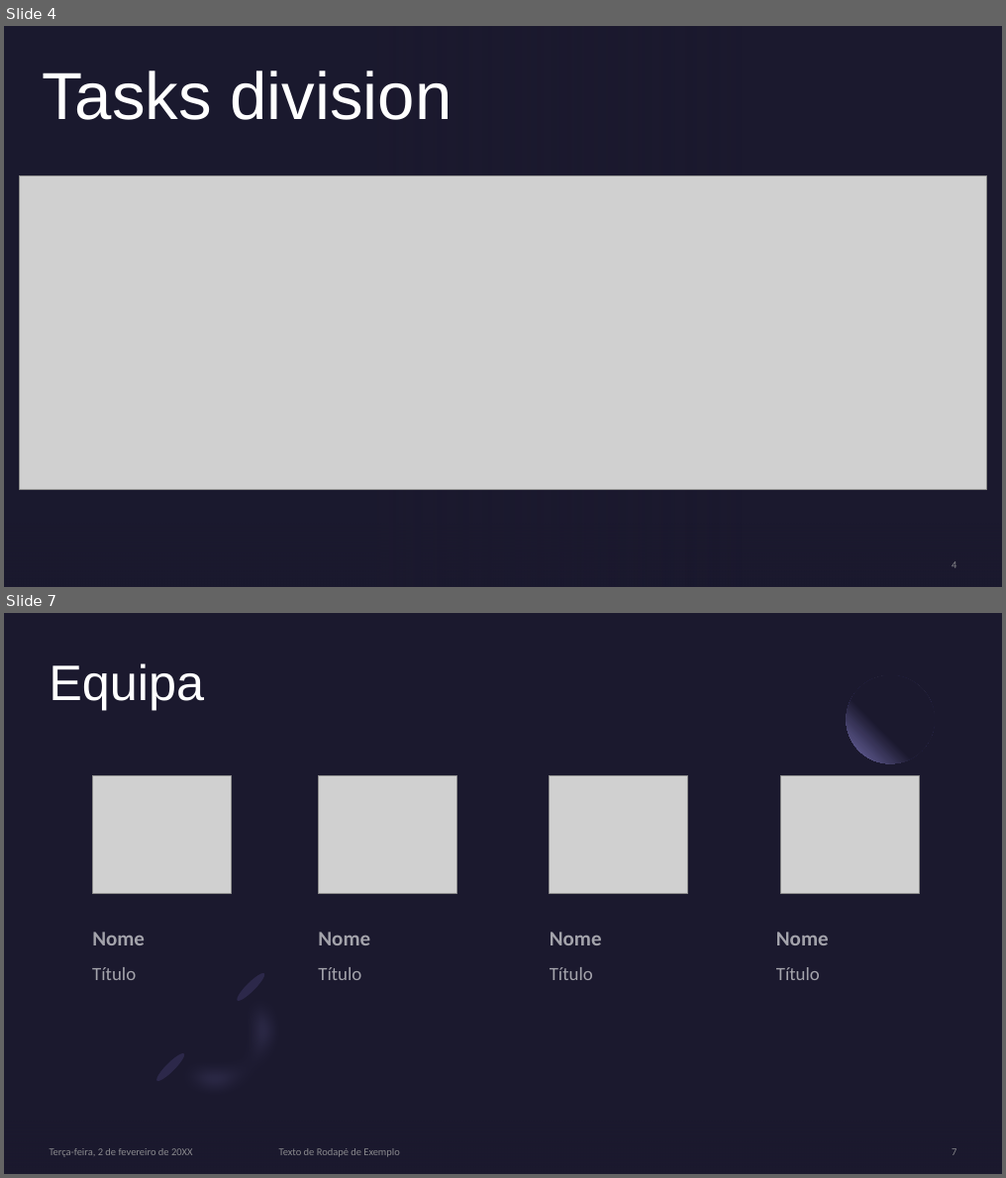
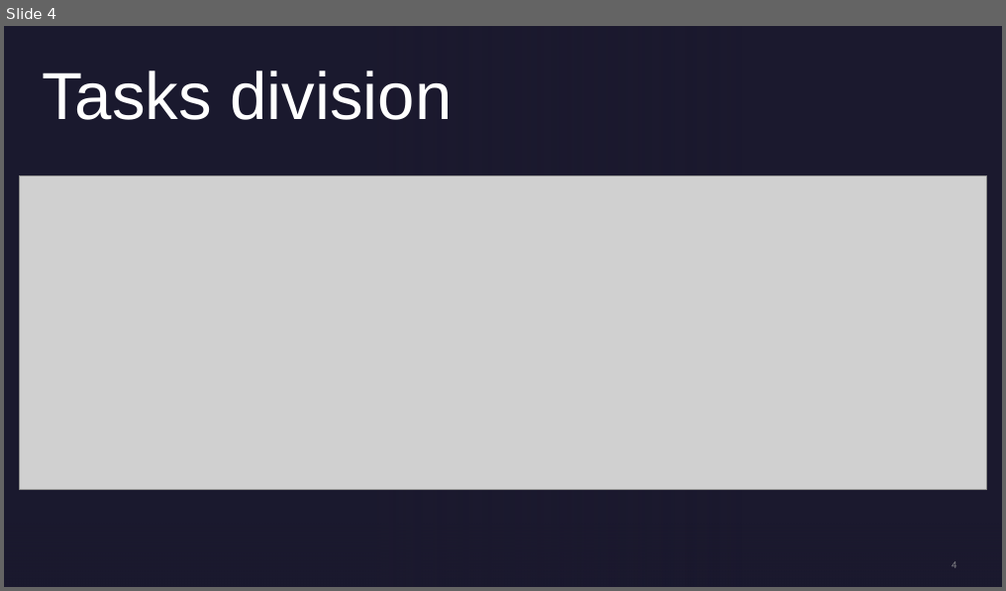
Before and after one commit to LourencoMelo/ISEP-EAPLI, a slide deck: eapli.base/docs/1191419/US9002/US9002PP.pptx. Shown one above the other, each under a label of ours: slides 4 and 7 before the commit, slide 4 after it; the slides between them are not shown. The pictures are 1006x1178 and 1006x591 pixels, drawn with LibreOffice and Linux fonts; fonts in the diff are those of the drawing; grey boxes stand for pictures; background and template pictures are left out. Boxes give left, top, right and bottom in pixels: in the first picture for what was removed or moved away, otherwise in the second. Text is boxed around its words. In the diff, an @@ line names an element or a change of style, - is before the commit and + after.

```diff
--- a/eapli.base/docs/1191419/US9002/US9002PP.pptx
+++ b/eapli.base/docs/1191419/US9002/US9002PP.pptx
@@ slide 7 removed at [4, 613, 1002, 1174], background #1B192E @@
@@ title removed at [49, 663, 204, 710] @@
-Equipa
@@ ellipse removed at [846, 675, 935, 763] @@
@@ picture removed at [92, 776, 231, 894] @@
@@ picture removed at [319, 776, 456, 894] @@
@@ picture removed at [549, 776, 688, 894] @@
@@ picture removed at [780, 776, 919, 894] @@
@@ text removed at [92, 932, 145, 946] @@
-Nome
@@ text removed at [318, 932, 370, 946] @@
-Nome
@@ text removed at [549, 932, 602, 946] @@
-Nome
@@ text removed at [776, 932, 829, 946] @@
-Nome
@@ text removed at [92, 967, 136, 980] @@
-Título
@@ text removed at [318, 967, 361, 980] @@
-Título
@@ text removed at [549, 967, 593, 980] @@
-Título
@@ text removed at [776, 967, 820, 980] @@
-Título
@@ group removed at [148, 964, 319, 1136]: 2 freeform shapes, 2 ellipses @@
@@ rectangle removed at [4, 1085, 1002, 1174] @@
@@ text removed at [50, 1149, 192, 1157] @@
-Terça-feira, 2 de fevereiro de 20XX
@@ text removed at [279, 1149, 399, 1157] @@
-Texto de Rodapé de Exemplo
@@ page number removed at [951, 1149, 956, 1156] @@
-7
```
Also in this commit, not shown: 2 slides changed, 1 slide added, 5 other slides removed.
